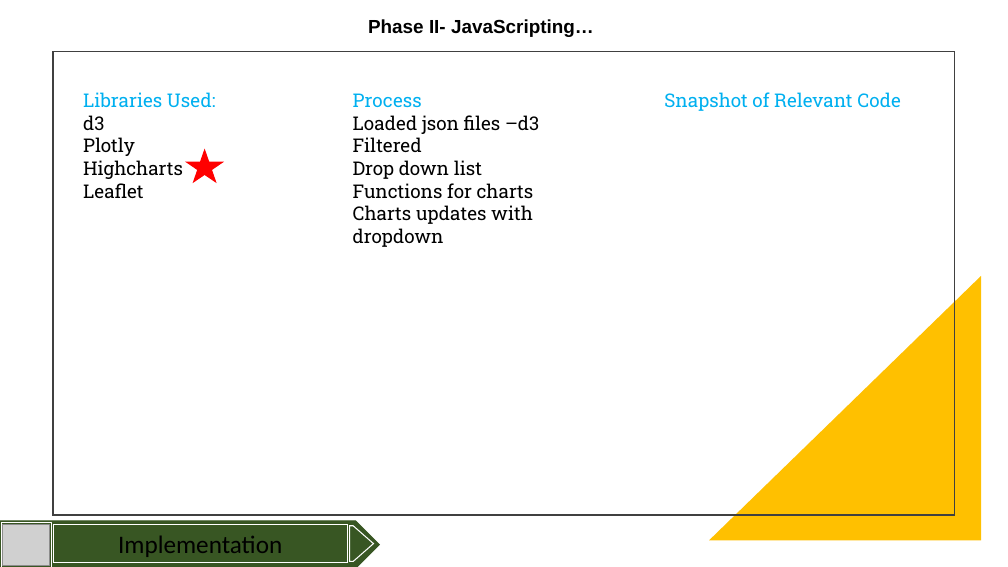
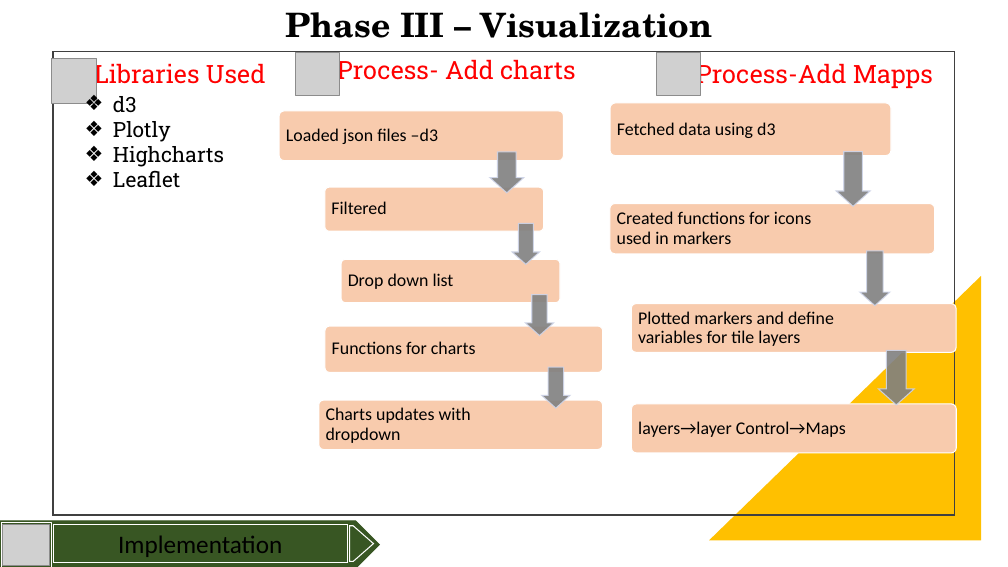
Before and after one commit to gusmendesbh/project3-group1, a slide deck: slide 8 of presentation/Slide_deck.pptx. Drawn at 1008x567 pixels with LibreOffice and Linux fonts; fonts in the diff are those of the drawing; grey boxes stand for pictures. Boxes give left, top, right and bottom in pixels: in the first picture for what was removed or moved away, otherwise in the second. Text is boxed around its words. In the diff, an @@ line names an element or a change of style, - is before the commit and + after.

Commit message:
added images, updated athletes, added slides

```diff
--- a/presentation/Slide_deck.pptx
+++ b/presentation/Slide_deck.pptx
@@ text at (285,12,712,38): text changed; size 18 to 32 pt; font Arial to TeX Gyre Schola @@
-Phase II- JavaScripting…
+Phase III – Visualization
@@ picture added at (51,58,97,104) @@
@@ picture added at (296,52,339,95) @@
@@ text at (337,56,576,85): text changed; size 18 to 24 pt; text colour #000000 to #FF0000 @@
-Process
-Loaded json files –d3
-Filtered
-Drop down list
-Functions for charts
-Charts updates with dropdown
+Process- Add charts
@@ picture added at (657,52,700,95) @@
@@ text at (94,60,266,89): text changed; size 18 to 24 pt; text colour #000000 to #FF0000 @@
-Libraries Used:
-d3
-Plotly
-Highcharts
-Leaflet
+Libraries Used
@@ text added at (696,60,933,89), 24 pt, text #FF0000 @@
+Process-Add Mapps
@@ text added at (113,96,224,188), 20 pt, text #000000 @@
+❖ d3
+❖ Plotly
+❖ Highcharts
+❖ Leaflet
@@ text removed at (664,92,901,111) @@
-Snapshot of Relevant Code
@@ star removed at (187,150,222,182) @@
@@ group added at (610,103,957,453): 4 rounded rectangles, 4 texts, 3 down arrows @@
+Fetched data using d3
+Created functions for icons used in markers
+Plotted markers and define variables for tile layers
+layers→layer Control→Maps
@@ group added at (279,111,603,449): 5 rounded rectangles, 5 texts, 4 down arrows @@
+Loaded json files –d3
+Filtered
+Drop down list
+Functions for charts
+Charts updates with dropdown
```
Also in this commit, not shown: 5 other slides changed, 1 slide added, 3 slides removed, 17 other files.
